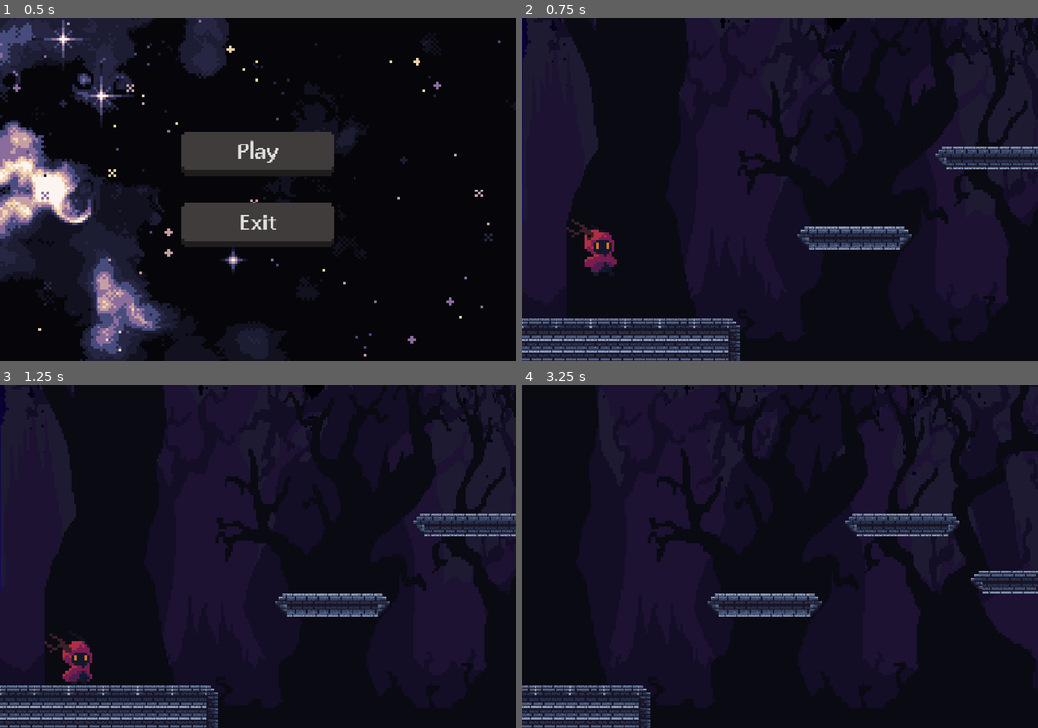
Above: before the commit, frames 1-4 (two rows, left to right).
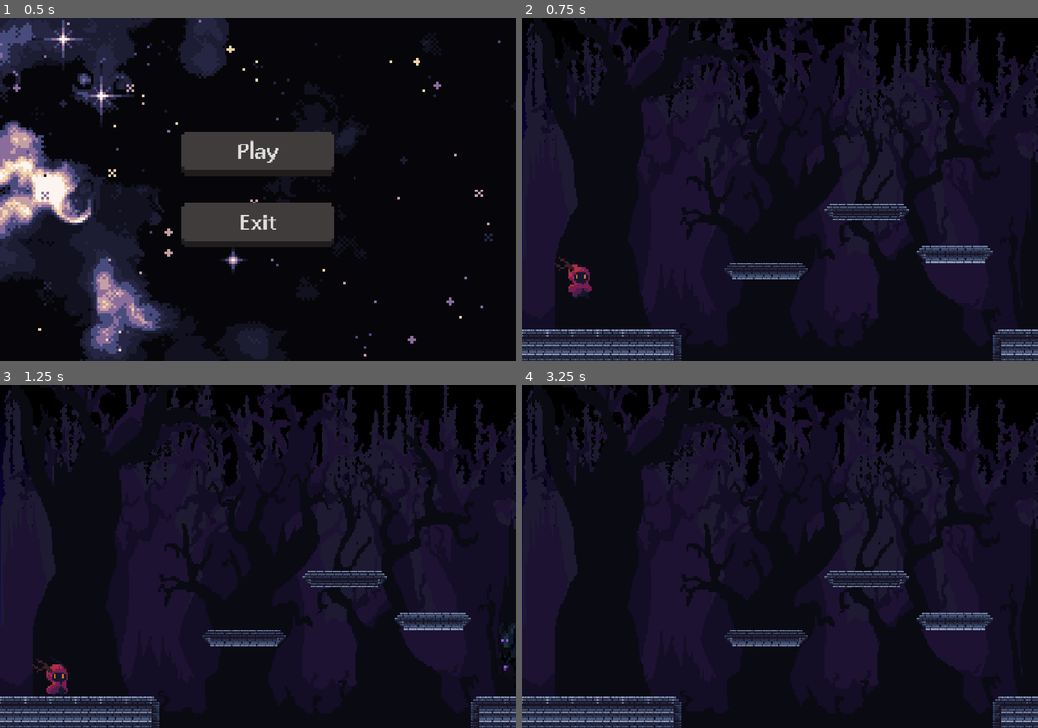
Above: after the commit, the same moments.

Repository: Stasenash/GodotPlatformerTestTask
Game: Godot game, scene res://scenes/main_menu/main_menu.tscn
Same seed, same stepped clock (60 frames per second), same inputs: the game is played once before the commit and once after it.
Inputs:
- Up to frame 1 (0.5 s): no input
- Up to frame 2 (0.75 s): click "Play" at 0.5 s
- Up to frame 3 (1.25 s): no input
- Up to frame 4 (3.25 s): hold D (move_right) 1.28-2.78 s; tap J (attack) at 1.35, 2.1, 2.85 s; tap Space (jump) at 1.52, 2.27 s; hold A (move_left) from 2.78 s (still down)

Frame 1 is identical in both runs. In frame 2, 31% of the frame differs, in the area x 0-100%, y 0-100%; in frame 3, 31%; in frame 4, 32%.

Commit message:
Changed some player and camera settings

Diff:
--- a/scenes/player/player.tscn
+++ b/scenes/player/player.tscn
@@ -388,10 +388,11 @@
 frame_progress = 1.0
 
 [node name="Camera2D" type="Camera2D" parent="." unique_id=170415188]
-zoom = Vector2(1.5, 1.5)
+zoom = Vector2(1.1, 1.1)
 process_callback = 0
 limit_left = 0
-limit_right = 1070
+limit_top = 0
+limit_right = 2500
 limit_bottom = 700
 position_smoothing_enabled = true
 drag_horizontal_enabled = true
--- a/scripts/core/player.gd
+++ b/scripts/core/player.gd
@@ -1,7 +1,8 @@
 extends CharacterBody2D
 
 const SPEED: float = 300.0
-const JUMP_VELOCITY: float = -600.0
+const JUMP_VELOCITY: float = -550.0
+
 
 enum State {
 	IDLE,
